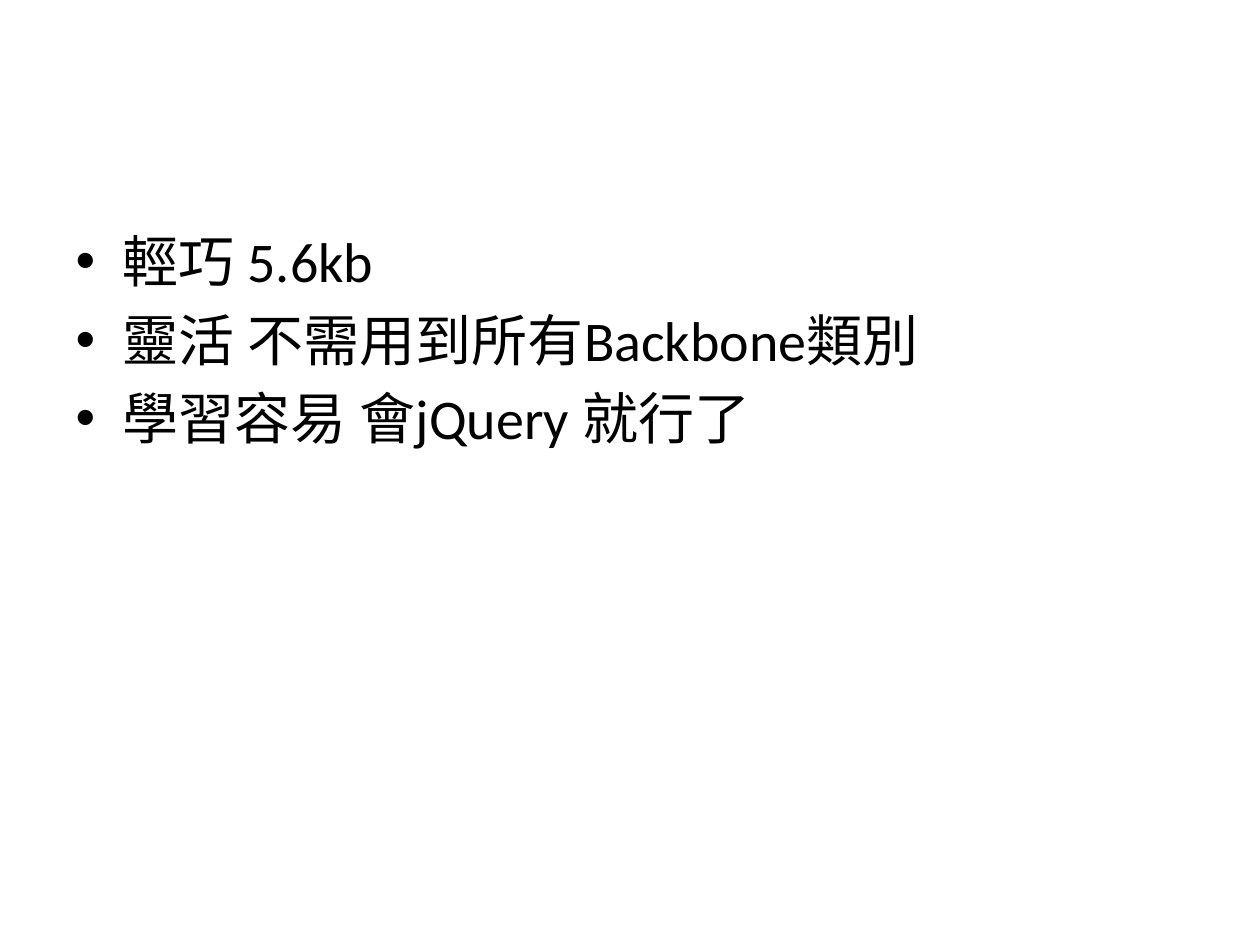
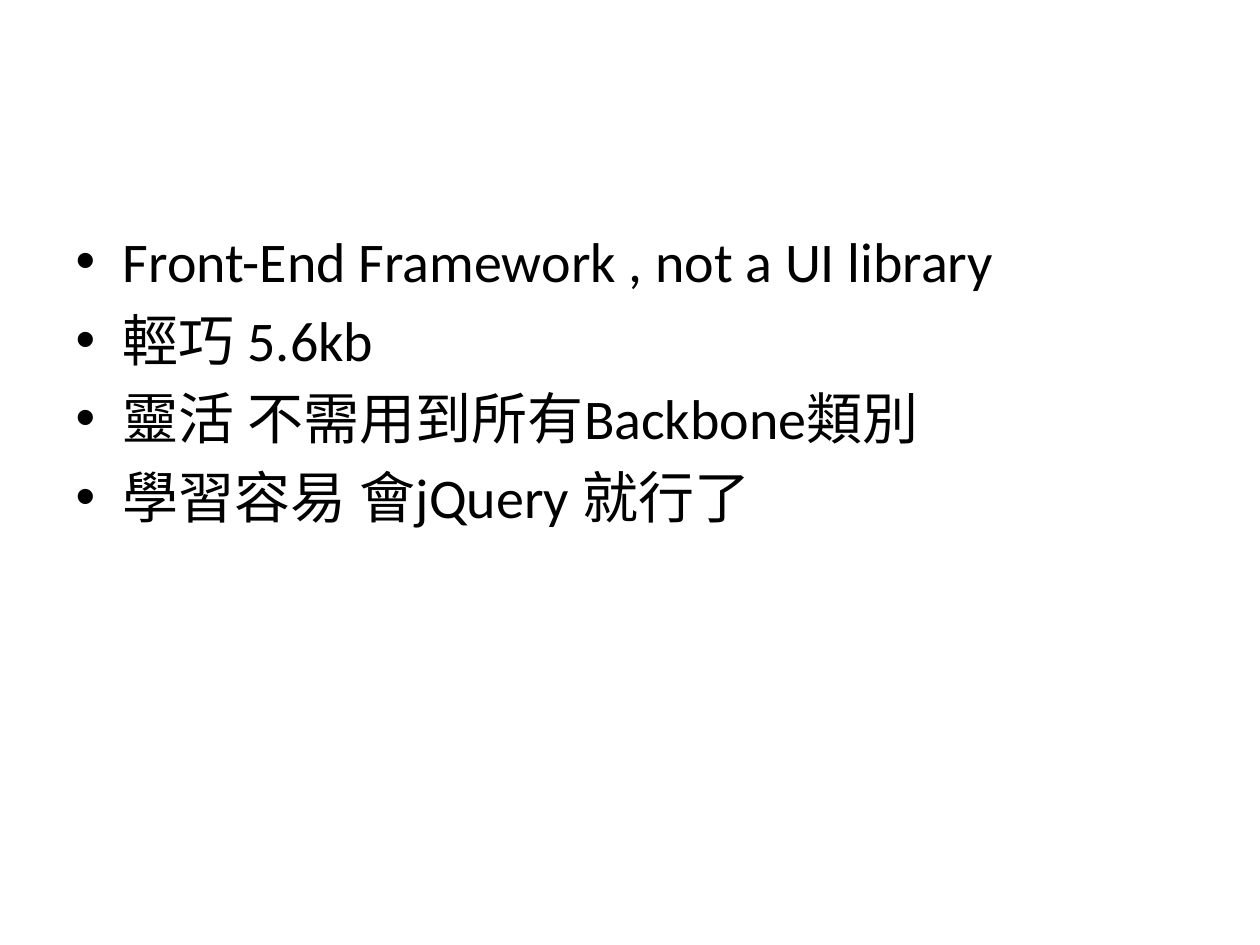
Before and after one commit to ggonzalez/caaweb, a slide deck: slide 3 of pages/backbone/新增 Microsoft PowerPoint 簡報.pptx. Drawn at 1260x945 pixels with LibreOffice and Linux fonts; fonts in the diff are those of the drawing. Boxes give left, top, right and bottom in pixels: in the first picture for what was removed or moved away, otherwise in the second. Text is boxed around its words. In the diff, an @@ line names an element or a change of style, - is before the commit and + after.

```diff
--- a/pages/backbone/新增 Microsoft PowerPoint 簡報.pptx
+++ b/pages/backbone/新增 Microsoft PowerPoint 簡報.pptx
@@ text at (x1=123, y1=243, x2=993, y2=291): paragraph added @@
+• Front-End Framework , not a UI library
```
Also in this commit, not shown: 5 other slides changed, 6 slides added, 3 slides removed.
